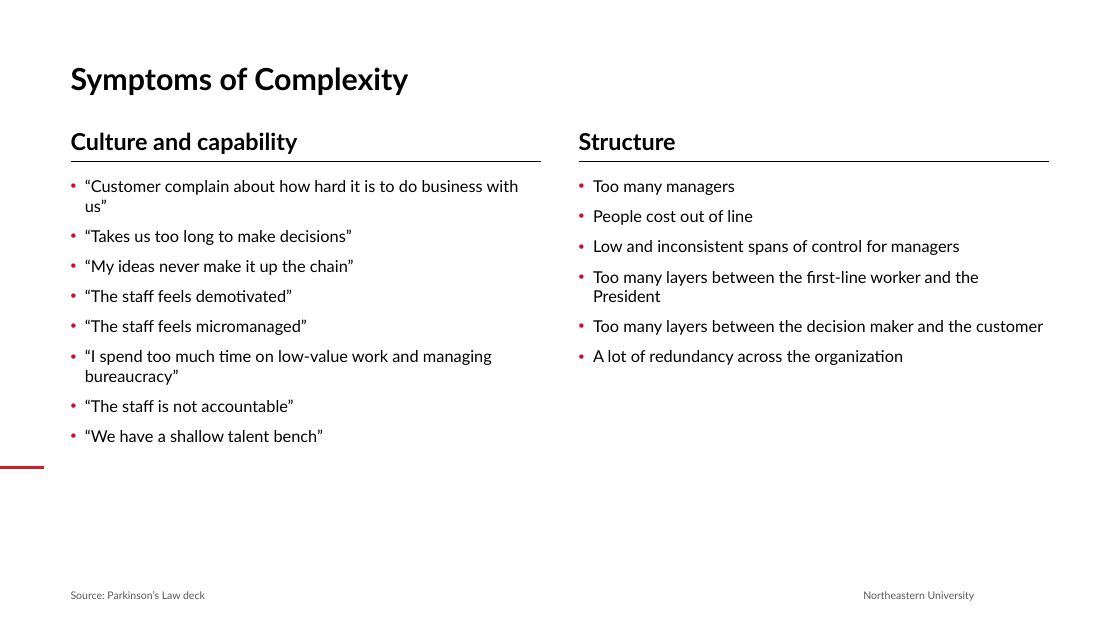
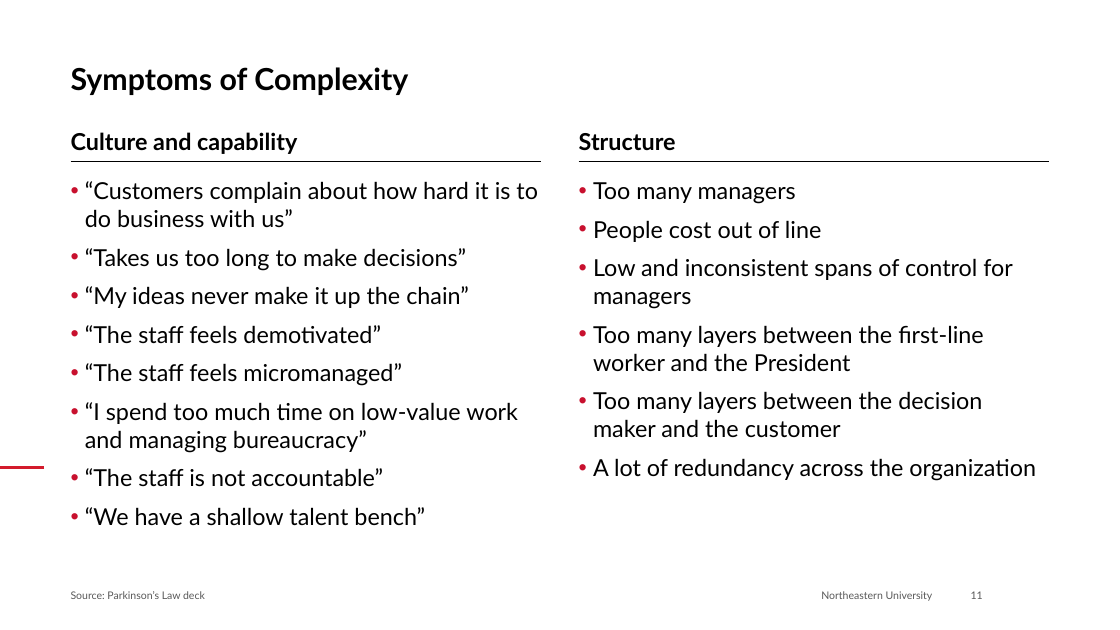
Before and after one commit to brettcsweet/Tonys-repo, a slide deck: slide 11 of 2026-09-29_Role_of_the_Center_Northeastern.pptx. Drawn at 1120x630 pixels with LibreOffice and Linux fonts; fonts in the diff are those of the drawing; background and template pictures are left out. Boxes give left, top, right and bottom in pixels: in the first picture for what was removed or moved away, otherwise in the second. Text is boxed around its words. In the diff, an @@ line names an element or a change of style, - is before the commit and + after.

```diff
--- a/2026-09-29_Role_of_the_Center_Northeastern.pptx
+++ b/2026-09-29_Role_of_the_Center_Northeastern.pptx
@@ text "Too many managers" at bbox=[593, 182, 1036, 481]: size 14 to 20 pt @@
@@ text at bbox=[85, 181, 538, 228]: text changed; size 14 to 20 pt @@
-• “Customer complain about how hard it is to do business with us”
+• “Customers complain about how hard it is to do business with us”
@@ text at bbox=[85, 248, 518, 526]: size 14 to 20 pt in "“Takes us too long to make decisions”", "“My ideas never make it up the ...", "“The staff feels demotivated”", "“The staff feels micromanaged”" and 3 more places @@
@@ text "Northeastern University": place and size @@
-text "Northeastern University" at bbox=[863, 591, 975, 601]
+text "Northeastern University" at bbox=[821, 591, 933, 601]
@@ page number added at bbox=[971, 591, 983, 599], 9 pt, text #595959 @@
+11
```
Also in this commit, not shown: 8 other slides changed.
